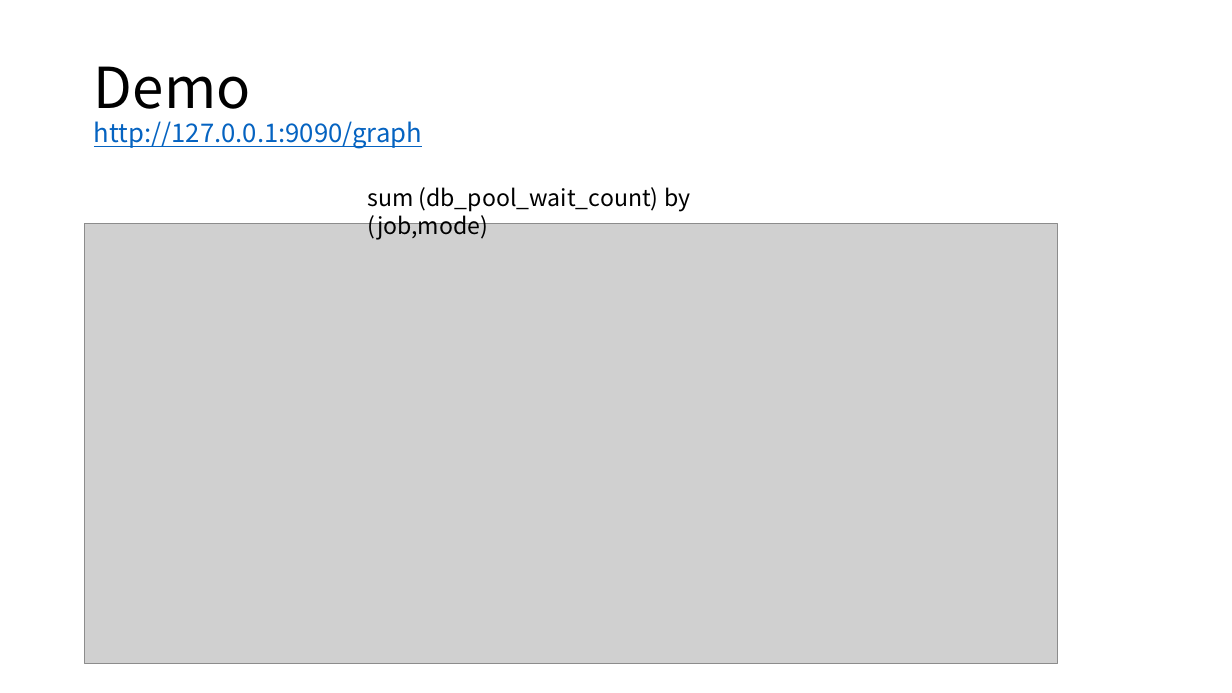
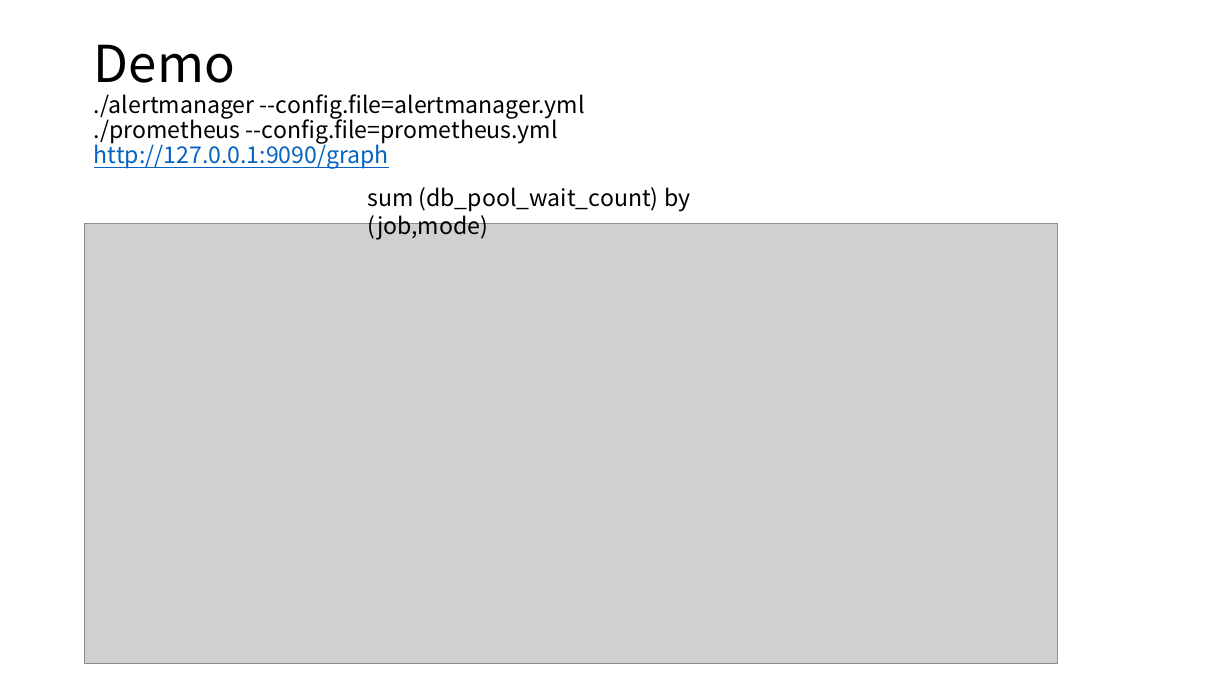
Before and after one commit to kingreatwill/open, a slide deck: slide 28 of files/Prometheus.pptx (slide 20 before the commit). Drawn at 1232x693 pixels with LibreOffice and Linux fonts; fonts in the diff are those of the drawing; grey boxes stand for pictures. Boxes give left, top, right and bottom in pixels: in the first picture for what was removed or moved away, otherwise in the second. Text is boxed around its words. In the diff, an @@ line names an element or a change of style, - is before the commit and + after.

Commit message:
prometheus

```diff
--- a/files/Prometheus.pptx
+++ b/files/Prometheus.pptx
@@ title at (x1=94, y1=44, x2=585, y2=169): text changed; size 20 to 18 pt; text colour #0563C1 to #000000 @@
-Demo
-http://127.0.0.1:9090/graph
+Demo
+./alertmanager --config.file=alertmanager.yml
+./prometheus --config.file=prometheus.yml
+http://127.0.0.1:9090/graph
```
Also in this commit, not shown: 2 other slides changed, 11 slides added, 4 other files.
